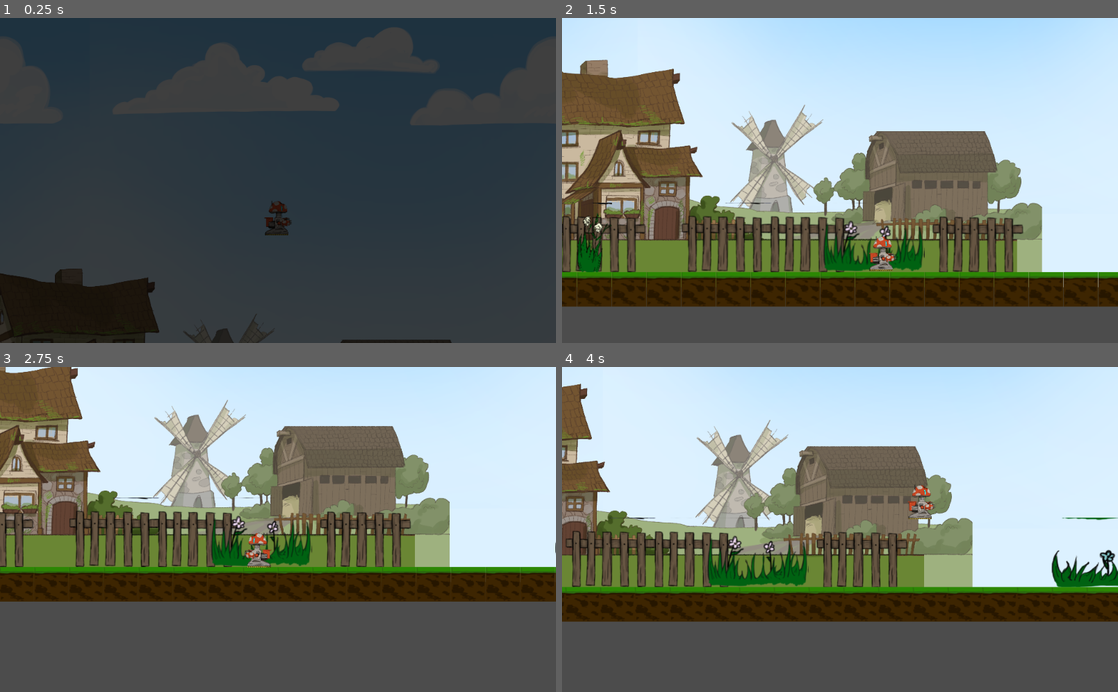
Above: before the commit, frames 1-4 (two rows, left to right).
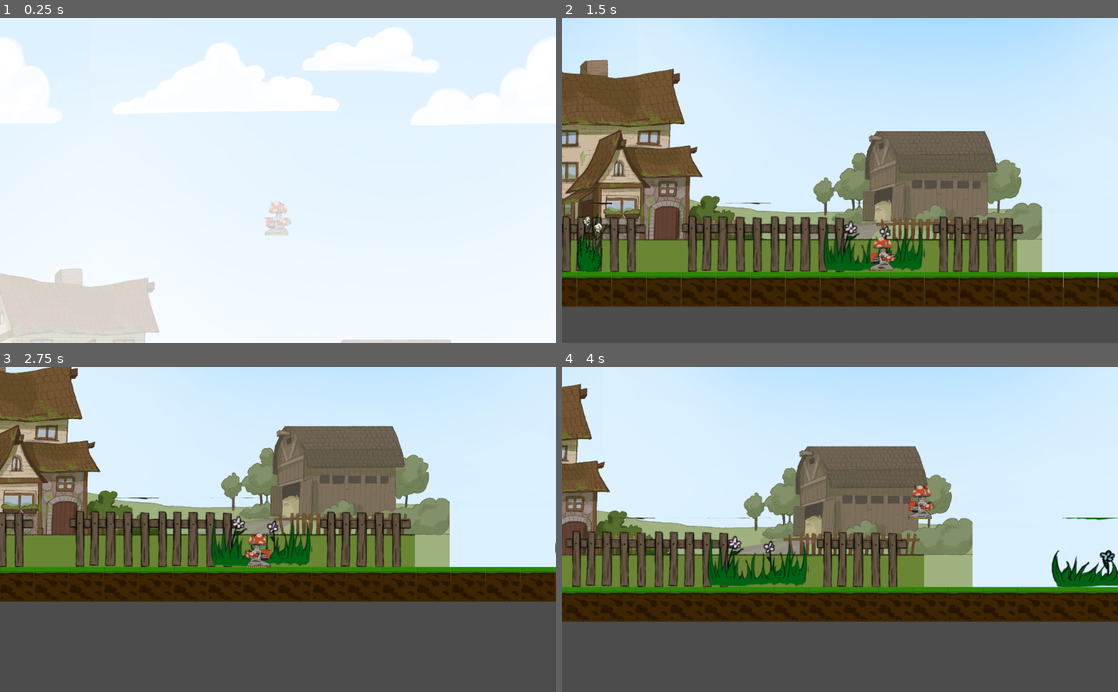
Above: after the commit, the same moments.

Repository: Khaleer/gamejam
Game: Godot game, scene res://levels/Level_2.tscn
Two runs of this game, one before a commit and one after it. Both use one fixed random seed, a clock stepped at 60 frames per second and the inputs below. This scene is started directly instead of the project's main scene.
Inputs:
- Up to frame 1 (0.25 s): no input
- Up to frame 2 (1.5 s): hold E (interaction) 0.53-1.28 s; hold Right (right) from 0.53 s (still down); tap W (jump) at 0.77 s; tap Shift (fast_movement) at 1.35 s
- Up to frame 3 (2.75 s): tap W (jump) at 1.52 s; tap E (interaction) at 1.55 s; release Right (right) at 2.03 s; hold A (left) from 2.03 s (still down); hold E (interaction) from 2.03 s (still down)
- Up to frame 4 (4 s): release A (left) at 2.78 s; release E (interaction) at 2.78 s; hold Right (right) from 2.78 s (still down); tap E (interaction) at 2.85, 3.8 s; tap W (jump) at 3.02, 3.77 s; hold Shift (fast_movement) from 3.53 s (still down)

The runs differ from the first frame. In frame 1, 100% of the frame differs, in the area x 0-100%, y 0-100%; in frame 2, 2.6%; in frame 3, 2.5%; in frame 4, 2.4%.

Commit message:
ending screen, farmer and more

Diff:
--- /dev/null
+++ b/game/characters/farmer.gd
@@ -0,0 +1,11 @@
+extends Area2D
+
+signal gameend
+
+func _ready() -> void:
+	pass
+
+
+func _on_farmer_body_entered(body: Node) -> void:
+	if body.is_in_group("player"):
+		emit_signal("gameend")
--- /dev/null
+++ b/game/characters/farmer.tscn
@@ -0,0 +1,40 @@
+[gd_scene load_steps=14 format=2]
+
+[ext_resource path="res://characters/farmer_reka/ReadyFarmerreka — kopia00.png" type="Texture" id=1]
+[ext_resource path="res://characters/farmer_reka/ReadyFarmerreka — kopia04.png" type="Texture" id=2]
+[ext_resource path="res://characters/farmer_reka/ReadyFarmerreka — kopia08.png" type="Texture" id=3]
+[ext_resource path="res://characters/farmer_reka/ReadyFarmerreka — kopia12.png" type="Texture" id=4]
+[ext_resource path="res://characters/farmer_reka/ReadyFarmerreka — kopia16.png" type="Texture" id=5]
+[ext_resource path="res://characters/farmer_reka/ReadyFarmerreka — kopia20.png" type="Texture" id=6]
+[ext_resource path="res://characters/farmer_reka/ReadyFarmerreka — kopia24.png" type="Texture" id=7]
+[ext_resource path="res://characters/farmer_reka/ReadyFarmerreka — kopia28.png" type="Texture" id=8]
+[ext_resource path="res://characters/farmer_reka/ReadyFarmerreka — kopia32.png" type="Texture" id=9]
+[ext_resource path="res://characters/farmer_reka/ReadyFarmerreka — kopia36.png" type="Texture" id=10]
+[ext_resource path="res://characters/farmer.gd" type="Script" id=11]
+
+[sub_resource type="RectangleShape2D" id=1]
+extents = Vector2( 96, 56 )
+
+[sub_resource type="SpriteFrames" id=2]
+animations = [ {
+"frames": [ ExtResource( 2 ), ExtResource( 3 ), ExtResource( 4 ), ExtResource( 5 ), ExtResource( 6 ), ExtResource( 7 ), ExtResource( 8 ), ExtResource( 9 ), ExtResource( 10 ), ExtResource( 1 ) ],
+"loop": true,
+"name": "default",
+"speed": 5.0
+} ]
+
+[node name="farmer" type="Area2D"]
+script = ExtResource( 11 )
+
+[node name="CollisionShape2D" type="CollisionShape2D" parent="."]
+shape = SubResource( 1 )
+
+[node name="AnimatedSprite" type="AnimatedSprite" parent="."]
+position = Vector2( 120, 8 )
+scale = Vector2( 0.283333, 0.283333 )
+frames = SubResource( 2 )
+frame = 5
+speed_scale = 4.0
+playing = true
+
+[connection signal="body_entered" from="." to="." method="_on_farmer_body_entered"]
--- a/game/dialogues/dialogueplayer.gd
+++ b/game/dialogues/dialogueplayer.gd
@@ -3,13 +3,22 @@
 export(String, FILE, "*.json") var dialogue_file
 
 var dialogues = []
+var dialogue_number = 0
 
 func _ready():
 	play()
 
 func play():
 	dialogues = load_dialogue()
+	dialogue_number = -1
+	next_line()
 
+func _input(event):
+	if event.is_action_pressed("interaction"):
+		next_line()
+
+func next_line():
+	dialogue_number += 1
 	$Panel/name.text = dialogues[0]['name']
 	$Panel/text.text = dialogues[0]['text']
 
--- a/game/levels/Level_2.gd
+++ b/game/levels/Level_2.gd
@@ -9,9 +9,13 @@
 # Called when the node enters the scene tree for the first time.
 func _ready() -> void:
 	$transition_Screen/AnimationPlayer.play("fade_to_white")
-	$transition_Screen/AnimationPlayer.play("fade_to_transparent")
+	$transition_Screen/AnimationPlayer.play("fade_from_white")
 
 
 # Called every frame. 'delta' is the elapsed time since the previous frame.
 #func _process(delta: float) -> void:
 #	pass
+
+
+func _on_transition_Screen_gameend() -> void:
+	get_tree().change_scene("res://levels/game_enging_screen.tscn")
--- a/game/levels/Level_2.tscn
+++ b/game/levels/Level_2.tscn
@@ -8,11 +8,15 @@
 [ext_resource path="res://sprite/farma1.png" type="Texture" id=6]
 [ext_resource path="res://sprite/farma3.png" type="Texture" id=7]
 [ext_resource path="res://sprite/farmaniebo.png" type="Texture" id=8]
+[ext_resource path="res://characters/farmer.tscn" type="PackedScene" id=9]
 
 [node name="Level_2" type="Node2D"]
 script = ExtResource( 4 )
 
 [node name="level" parent="." instance=ExtResource( 1 )]
+
+[node name="farmer" parent="." instance=ExtResource( 9 )]
+position = Vector2( 1792, 448 )
 
 [node name="player" parent="." instance=ExtResource( 2 )]
 position = Vector2( 144, 8 )
@@ -34,6 +38,7 @@
 texture = ExtResource( 8 )
 
 [node name="ParallaxLayer2" type="ParallaxLayer" parent="paralax/ParallaxBackground"]
+visible = false
 position = Vector2( 0, 300 )
 motion_scale = Vector2( 0.3, 1 )
 motion_mirroring = Vector2( 1016, 0 )
@@ -59,3 +64,6 @@
 [node name="Sprite" type="Sprite" parent="paralax/ParallaxBackground/ParallaxLayer"]
 scale = Vector2( 0.316667, 0.316667 )
 texture = ExtResource( 6 )
+
+[connection signal="gameend" from="farmer" to="transition_Screen" method="_on_farmer_gameend"]
+[connection signal="gameend" from="transition_Screen" to="." method="_on_transition_Screen_gameend"]
--- /dev/null
+++ b/game/levels/game_enging_screen.gd
@@ -0,0 +1,8 @@
+extends Control
+
+func _ready() -> void:
+	$transition_Screen/AnimationPlayer.play("fade_to_transparent")
+
+
+func _on_Button_pressed() -> void:
+	get_tree().quit()
--- /dev/null
+++ b/game/levels/game_enging_screen.tscn
@@ -0,0 +1,85 @@
+[gd_scene load_steps=3 format=2]
+
+[ext_resource path="res://levels/game_enging_screen.gd" type="Script" id=1]
+[ext_resource path="res://levels/screen_effect.tscn" type="PackedScene" id=2]
+
+[node name="Control" type="Control"]
+anchor_right = 1.0
+anchor_bottom = 1.0
+script = ExtResource( 1 )
+__meta__ = {
+"_edit_use_anchors_": false
+}
+
+[node name="ColorRect" type="ColorRect" parent="."]
+anchor_right = 1.0
+anchor_bottom = 1.0
+color = Color( 0.101961, 0.101961, 0.101961, 1 )
+__meta__ = {
+"_edit_use_anchors_": false
+}
+
+[node name="ColorRect2" type="ColorRect" parent="."]
+anchor_right = 1.0
+anchor_bottom = 1.0
+margin_left = 264.0
+margin_top = 152.0
+margin_right = -264.0
+margin_bottom = -72.0
+color = Color( 0.498039, 0.764706, 0.560784, 1 )
+__meta__ = {
+"_edit_use_anchors_": false
+}
+
+[node name="Panel" type="Panel" parent="."]
+anchor_left = 0.5
+anchor_top = 0.5
+anchor_right = 0.5
+anchor_bottom = 0.5
+margin_left = -200.0
+margin_top = -80.0
+margin_right = 200.0
+margin_bottom = 80.0
+__meta__ = {
+"_edit_use_anchors_": false
+}
+
+[node name="MarginContainer" type="MarginContainer" parent="Panel"]
+margin_left = 32.0
+margin_top = 16.0
+margin_right = 368.0
+margin_bottom = 144.0
+__meta__ = {
+"_edit_use_anchors_": false
+}
+
+[node name="Label" type="Label" parent="Panel/MarginContainer"]
+margin_top = 40.0
+margin_right = 336.0
+margin_bottom = 88.0
+text = "Finally
+you finished this game
+congratulations!!!"
+align = 1
+valign = 1
+__meta__ = {
+"_edit_use_anchors_": false
+}
+
+[node name="Button" type="Button" parent="."]
+anchor_left = 0.5
+anchor_top = 0.5
+anchor_right = 0.5
+anchor_bottom = 0.5
+margin_left = -108.0
+margin_top = 100.0
+margin_right = 108.0
+margin_bottom = 164.0
+text = "quit game"
+__meta__ = {
+"_edit_use_anchors_": false
+}
+
+[node name="transition_Screen" parent="." instance=ExtResource( 2 )]
+
+[connection signal="pressed" from="Button" to="." method="_on_Button_pressed"]
--- a/game/levels/screen_effect.gd
+++ b/game/levels/screen_effect.gd
@@ -2,6 +2,8 @@
 
 signal transitioned
 signal timerstart
+signal gameend
+
 func transition_from_black():
 	$AnimationPlayer.play("fade_to_transparent")
 
@@ -24,3 +26,8 @@
 
 func _on_Timer_timeout() -> void:
 	get_tree().change_scene("res://levels/Level_2.tscn")
+
+
+func _on_farmer_gameend() -> void:
+	$AnimationPlayer.play("fade_to_black")
+	emit_signal("gameend")
Binary file added: game/characters/farmer_reka/ReadyFarmerreka — kopia00.png
Not shown, added: game/characters/farmer_reka/ReadyFarmerreka — kopia00.png.import
Binary file added: game/characters/farmer_reka/ReadyFarmerreka — kopia04.png
Not shown, added: game/characters/farmer_reka/ReadyFarmerreka — kopia04.png.import
Binary file added: game/characters/farmer_reka/ReadyFarmerreka — kopia08.png
Not shown, added: game/characters/farmer_reka/ReadyFarmerreka — kopia08.png.import
Binary file added: game/characters/farmer_reka/ReadyFarmerreka — kopia12.png
Not shown, added: game/characters/farmer_reka/ReadyFarmerreka — kopia12.png.import
Binary file added: game/characters/farmer_reka/ReadyFarmerreka — kopia16.png
Not shown, added: game/characters/farmer_reka/ReadyFarmerreka — kopia16.png.import
Binary file added: game/characters/farmer_reka/ReadyFarmerreka — kopia20.png
Not shown, added: game/characters/farmer_reka/ReadyFarmerreka — kopia20.png.import
(and 9 more such lines)
